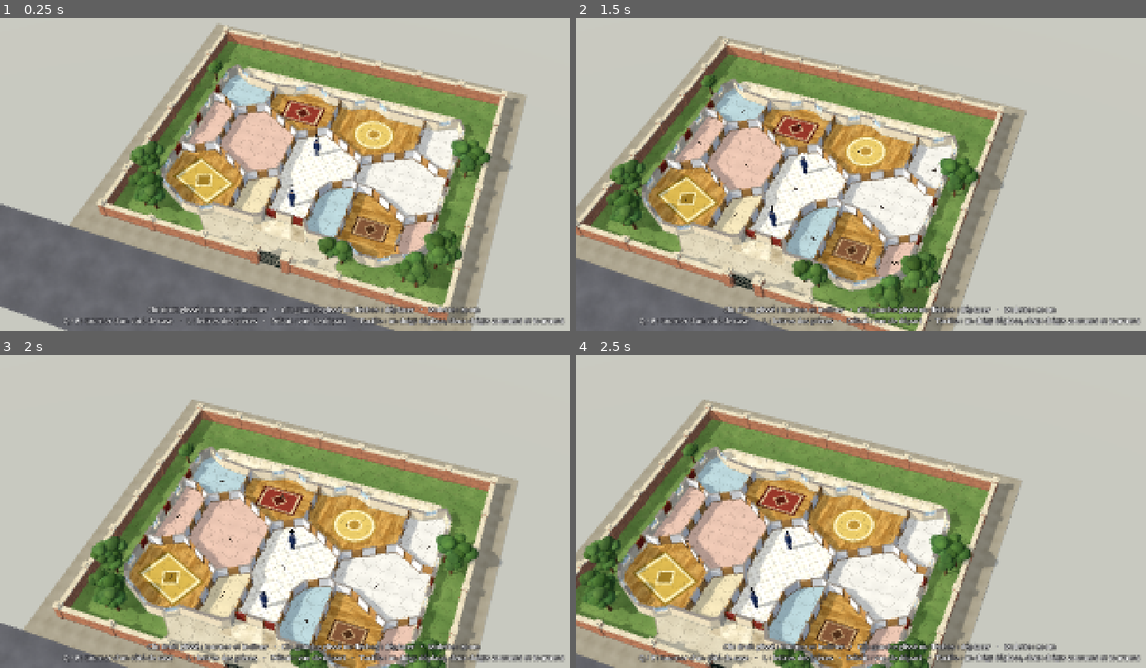
Above: before the commit, frames 1-4 (two rows, left to right).
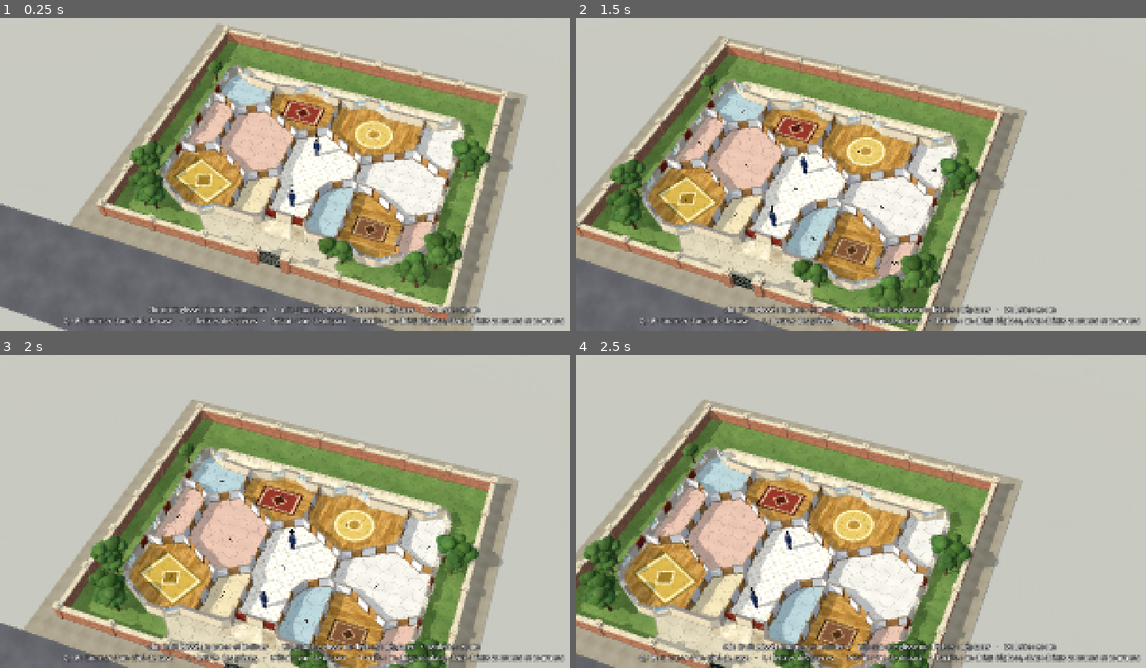
Above: after the commit, the same moments.

Repository: alexandrecranshoff-cyber/fric-frac
Game: Godot game, scene res://scenes/main.tscn
Same seed, same stepped clock (60 frames per second), same inputs: the game is played once before the commit and once after it.
Inputs (mouse positions are in pixels of both pictures, inside the frame that each line leads up to):
- Up to frame 1 (0.25 s): no input
- Up to frame 2 (1.5 s): tap Enter at 0.5 s; move the mouse to (1026, 136) at 0.52 s; hold Right (ui_right) 0.53-1.25 s; tap L at 0.6 s; click (1026, 136) at 0.67 s; tap Space at 0.77, 1.07 s; tap P at 0.8 s; drag from (764, 171) to (861, 224) at 1.27 s
- Up to frame 3 (2 s): no input
- Up to frame 4 (2.5 s): tap Space at 2, 2.1 s; move the mouse to (952, 414) at 2.02 s; hold Right (ui_right) from 2.03 s (still down); click (952, 414) at 2.17 s; tap L at 2.3 s

The runs differ from the first frame. In frame 1, less than 0.1% of the frame differs, in the area x 33-90%, y 17-89%; in frame 2, 0.1%; in frame 3, 0.1%; in frame 4, 0.1%, in the area x 12-78%, y 24-99%.

Commit message:
Essai complet sur la Chatte : modèle 3D riggé, Blender, Godot Forward+
- Modèle Higgsfield v2 de la Chatte (squelette 24 os, 1,65 m) rangé brut
  dans source/, et sa version retouchée lue par le jeu, avec Git LFS.
- Images de référence retenues (illustration et trois vues en pose A).
- tools/blender/verifier_personnage.py : contrôle du maillage, du squelette,
  de la peau et de la matière, rendus Cycles de face, de dos et en pose.
- tools/blender/rehausser_texture.py : point noir, courbe de contraste qui
  garde la teinte, saturation des teintes franches, clarté ; retire
  l'émission inutile et réexporte le GLB.
- Passage au rendu Forward+ pour PC (MSAA 4x, ombres douces maximales,
  anisotrope 16x, SSAO et SSIL soignés) ; préréglages d'export Windows et
  Linux à la place du web. Textures du personnage en BPTC haute qualité.
- Banc d'essai scenes/banc_personnage.tscn : éclairage atelier ou nuit,
  tourniquet, pose de contrôle, vues enregistrées sans écran.
- CLAUDE.md et README : PC seul, qualité maximale, chaîne d'un personnage.

Co-Authored-By: Claude Opus 5.5 <noreply@anthropic.com>
Claude-Session: https://claude.ai/code/session_01CbTZHFs9kM5HQFU14kkXtt

Diff:
--- a/project.godot
+++ b/project.godot
@@ -8,7 +8,7 @@
 config/name="Fric-Frac"
 config/description="Jeu de cambriolage tactique au tour par tour dans une villa de Neuilly."
 run/main_scene="res://scenes/main.tscn"
-config/features=PackedStringArray("4.6", "GL Compatibility")
+config/features=PackedStringArray("4.6", "Forward Plus")
 
 [display]
 
@@ -19,8 +19,19 @@
 
 [rendering]
 
-renderer/rendering_method="gl_compatibility"
-renderer/rendering_method.mobile="gl_compatibility"
-lights_and_shadows/directional_shadow/size=4096
-lights_and_shadows/directional_shadow/soft_shadow_filter_quality=3
-textures/default_filters/anisotropic_filtering_level=2
+renderer/rendering_method="forward_plus"
+textures/vram_compression/import_etc2_astc=false
+textures/default_filters/anisotropic_filtering_level=4
+textures/canvas_textures/default_texture_filter=2
+anti_aliasing/quality/msaa_3d=2
+anti_aliasing/quality/use_debanding=true
+lights_and_shadows/directional_shadow/size=8192
+lights_and_shadows/directional_shadow/soft_shadow_filter_quality=4
+lights_and_shadows/positional_shadow/soft_shadow_filter_quality=4
+lights_and_shadows/positional_shadow/atlas_size=8192
+global_illumination/sdfgi/probe_ray_count=2
+environment/ssao/quality=3
+environment/ssil/quality=3
+environment/screen_space_reflection/roughness_quality=3
+environment/subsurface_scattering/subsurface_scattering_quality=2
+mesh_lod/lod_change/threshold_pixels=1.0
--- /dev/null
+++ b/scenes/banc_personnage.tscn
@@ -0,0 +1,6 @@
+[gd_scene load_steps=2 format=3]
+
+[ext_resource type="Script" path="res://scripts/ui/character_bench.gd" id="1"]
+
+[node name="BancPersonnage" type="Node3D"]
+script = ExtResource("1")
--- /dev/null
+++ b/scripts/ui/character_bench.gd
@@ -0,0 +1,222 @@
+extends Node3D
+## Banc d'essai d'un personnage : le modèle sur un parquet, sous deux éclairages.
+##   Atelier : lumière neutre, pour juger la texture telle qu'elle est.
+##   Nuit : lampe à pétrole et clair de lune, l'ambiance prévue pour le jeu.
+##
+## Commandes : clic droit glissé pour tourner autour, molette pour le zoom,
+## L pour changer d'éclairage, Espace pour arrêter ou relancer le tourniquet,
+## P pour la pose de contrôle (bras levés, genou plié) qui fait travailler la peau.
+##
+## Ligne de commande (après « -- ») :
+##   modele=res://chemin.glb   personnage à charger (la Chatte par défaut)
+##   vues=dossier              enregistre les vues de contrôle en PNG puis quitte
+
+const DEFAULT_MODEL := "res://assets/models/personnages/chatte/chatte.glb"
+const FLOOR_TEXTURE := "res://assets/textures/parquet.png"
+const TURN_SPEED := 0.35
+## Pose de contrôle : os et rotation (axe local, degrés), comme dans tools/blender/verifier_personnage.py.
+const CONTROL_POSE := [
+	["LeftArm", Vector3.BACK, 55.0],
+	["RightArm", Vector3.BACK, -55.0],
+	["LeftForeArm", Vector3.BACK, 60.0],
+	["RightForeArm", Vector3.BACK, -60.0],
+	["LeftUpLeg", Vector3.RIGHT, -45.0],
+	["LeftLeg", Vector3.RIGHT, 70.0],
+]
+## Vues de contrôle : nom, éclairage, angle de la caméra, hauteur visée, distance, pose.
+const CHECK_VIEWS := [
+	["atelier_face", "atelier", 0.0, 0.9, 3.4, false],
+	["atelier_trois_quarts", "atelier", 35.0, 0.9, 3.4, false],
+	["atelier_dos", "atelier", 180.0, 0.9, 3.4, false],
+	["atelier_visage", "atelier", 20.0, 1.5, 0.9, false],
+	["atelier_pose", "atelier", 35.0, 0.9, 3.6, true],
+	["nuit_trois_quarts", "nuit", 35.0, 0.9, 3.4, false],
+	["nuit_visage", "nuit", 25.0, 1.5, 1.0, false],
+]
+
+var model: Node3D
+var skeleton: Skeleton3D
+var camera: Camera3D
+var environment: Environment
+var studio_lights: Array[Light3D] = []
+var night_lights: Array[Light3D] = []
+var yaw := 35.0
+var pitch := 8.0
+var distance := 3.4
+var target_height := 0.9
+var turning := true
+var lighting := "atelier"
+
+
+func _ready() -> void:
+	var path := DEFAULT_MODEL
+	var views_folder := ""
+	for argument in OS.get_cmdline_user_args():
+		if argument.begins_with("modele="):
+			path = argument.trim_prefix("modele=")
+		elif argument.begins_with("vues="):
+			views_folder = argument.trim_prefix("vues=")
+	_build_environment()
+	_build_floor()
+	_build_lights()
+	_load_model(path)
+	camera = Camera3D.new()
+	camera.fov = 35.0
+	add_child(camera)
+	_set_lighting("atelier")
+	_update_camera()
+	if views_folder != "":
+		turning = false
+		_save_check_views(views_folder)
+
+
+func _process(delta: float) -> void:
+	if turning and model:
+		model.rotate_y(TURN_SPEED * delta)
+
+
+func _unhandled_input(event: InputEvent) -> void:
+	if event is InputEventMouseMotion and (event.button_mask & MOUSE_BUTTON_MASK_RIGHT):
+		yaw -= event.relative.x * 0.3
+		pitch = clampf(pitch + event.relative.y * 0.2, -10.0, 60.0)
+		_update_camera()
+	elif event is InputEventMouseButton and event.pressed:
+		if event.button_index == MOUSE_BUTTON_WHEEL_UP:
+			distance = maxf(distance * 0.9, 0.6)
+		elif event.button_index == MOUSE_BUTTON_WHEEL_DOWN:
+			distance = minf(distance * 1.1, 8.0)
+		target_height = lerpf(1.5, 0.9, clampf((distance - 0.8) / 2.0, 0.0, 1.0))
+		_update_camera()
+	elif event is InputEventKey and event.pressed and not event.echo:
+		match event.keycode:
+			KEY_L:
+				_set_lighting("nuit" if lighting == "atelier" else "atelier")
+			KEY_SPACE:
+				turning = not turning
+			KEY_P:
+				_set_pose(not _is_posed())
+
+
+func _load_model(path: String) -> void:
+	var scene := load(path) as PackedScene
+	if scene == null:
+		push_error("Modèle introuvable : %s" % path)
+		return
+	model = scene.instantiate()
+	add_child(model)
+	skeleton = model.find_children("*", "Skeleton3D", true, false).front() as Skeleton3D
+
+
+func _build_environment() -> void:
+	environment = Environment.new()
+	environment.background_mode = Environment.BG_COLOR
+	environment.ambient_light_source = Environment.AMBIENT_SOURCE_COLOR
+	environment.tonemap_mode = Environment.TONE_MAPPER_AGX
+	environment.ssao_enabled = true
+	environment.ssao_radius = 0.6
+	environment.ssao_intensity = 1.6
+	environment.ssil_enabled = true
+	environment.glow_enabled = true
+	environment.glow_intensity = 0.25
+	var world := WorldEnvironment.new()
+	world.environment = environment
+	add_child(world)
+
+
+func _build_floor() -> void:
+	var material := StandardMaterial3D.new()
+	material.albedo_texture = load(FLOOR_TEXTURE)
+	material.uv1_scale = Vector3(3, 3, 1)
+	material.roughness = 0.55
+	material.texture_filter = BaseMaterial3D.TEXTURE_FILTER_LINEAR_WITH_MIPMAPS_ANISOTROPIC
+	var plane := PlaneMesh.new()
+	plane.size = Vector2(6, 6)
+	plane.material = material
+	var floor_mesh := MeshInstance3D.new()
+	floor_mesh.mesh = plane
+	add_child(floor_mesh)
+
+
+func _build_lights() -> void:
+	# Atelier : trois lumières neutres
+	for spec in [[Vector3(-35, 30, 0), 1.6, Color(1, 0.98, 0.95)], [Vector3(-15, -60, 0), 0.5, Color(0.95, 0.97, 1)], [Vector3(-30, 160, 0), 1.0, Color(1, 1, 1)]]:
+		var light := DirectionalLight3D.new()
+		light.rotation_degrees = spec[0]
+		light.light_energy = spec[1]
+		light.light_color = spec[2]
+		light.shadow_enabled = spec[1] > 1.5
+		add_child(light)
+		studio_lights.append(light)
+	# Nuit : lampe à pétrole posée à hauteur de table, clair de lune par la fenêtre
+	var lamp := OmniLight3D.new()
+	lamp.position = Vector3(0.9, 1.0, 0.9)
+	lamp.light_color = Color(1.0, 0.68, 0.36)
+	lamp.light_energy = 2.2
+	lamp.omni_range = 7.0
+	lamp.omni_attenuation = 1.4
+	lamp.shadow_enabled = true
+	lamp.light_size = 0.08
+	add_child(lamp)
+	night_lights.append(lamp)
+	var moon := DirectionalLight3D.new()
+	moon.rotation_degrees = Vector3(-40, -130, 0)
+	moon.light_color = Color(0.55, 0.65, 1.0)
+	moon.light_energy = 0.35
+	moon.shadow_enabled = true
+	add_child(moon)
+	night_lights.append(moon)
+
+
+func _set_lighting(mode: String) -> void:
+	lighting = mode
+	var night := mode == "nuit"
+	for light in studio_lights:
+		light.visible = not night
+	for light in night_lights:
+		light.visible = night
+	environment.background_color = Color("15120f") if night else Color("6b6863")
+	environment.ambient_light_color = Color(0.35, 0.4, 0.55) if night else Color(1, 1, 1)
+	environment.ambient_light_energy = 0.12 if night else 0.35
+	environment.tonemap_exposure = 1.1 if night else 1.0
+
+
+func _update_camera() -> void:
+	var at := Vector3(0, target_height, 0)
+	var direction := Vector3(sin(deg_to_rad(yaw)), 0, cos(deg_to_rad(yaw)))
+	var offset := direction * cos(deg_to_rad(pitch)) + Vector3.UP * sin(deg_to_rad(pitch))
+	camera.position = at + offset * distance
+	camera.look_at(at)
+
+
+func _is_posed() -> bool:
+	return skeleton != null and skeleton.has_meta("posed") and skeleton.get_meta("posed")
+
+
+func _set_pose(posed: bool) -> void:
+	if skeleton == null:
+		return
+	skeleton.reset_bone_poses()
+	if posed:
+		for spec in CONTROL_POSE:
+			var bone := skeleton.find_bone(spec[0])
+			if bone >= 0:
+				var rest := skeleton.get_bone_rest(bone).basis.get_rotation_quaternion()
+				skeleton.set_bone_pose_rotation(bone, rest * Quaternion(spec[1], deg_to_rad(spec[2])))
+	skeleton.set_meta("posed", posed)
+
+
+func _save_check_views(folder: String) -> void:
+	DirAccess.make_dir_recursive_absolute(folder)
+	for v in CHECK_VIEWS:
+		_set_lighting(v[1])
+		model.rotation = Vector3.ZERO
+		yaw = v[2]
+		pitch = 4.0 if v[4] < 1.5 else 8.0
+		target_height = v[3]
+		distance = v[4]
+		_set_pose(v[5])
+		_update_camera()
+		for i in 4:
+			await RenderingServer.frame_post_draw
+		get_viewport().get_texture().get_image().save_png(folder.path_join(v[0] + ".png"))
+	get_tree().quit()
Not shown, added: assets/models/personnages/chatte/chatte.glb
Not shown, added: assets/models/personnages/chatte/chatte.glb.import
Binary file added: assets/models/personnages/chatte/chatte_couleur.png
Not shown, added: assets/models/personnages/chatte/chatte_couleur.png.import
Binary file added: assets/models/personnages/chatte/chatte_metal_rugosite.jpg
Not shown, added: assets/models/personnages/chatte/chatte_metal_rugosite.jpg.import
Binary file added: assets/models/personnages/chatte/chatte_normales.png
Not shown, added: assets/models/personnages/chatte/chatte_normales.png.import
Not shown, added: assets/models/personnages/chatte/source/.gdignore
Not shown, added: assets/models/personnages/chatte/source/chatte_higgsfield_v2.glb
Not shown, added: assets/references/.gdignore
Binary file added: assets/references/chatte/chatte_illustration.png
(and 8 more such lines)
